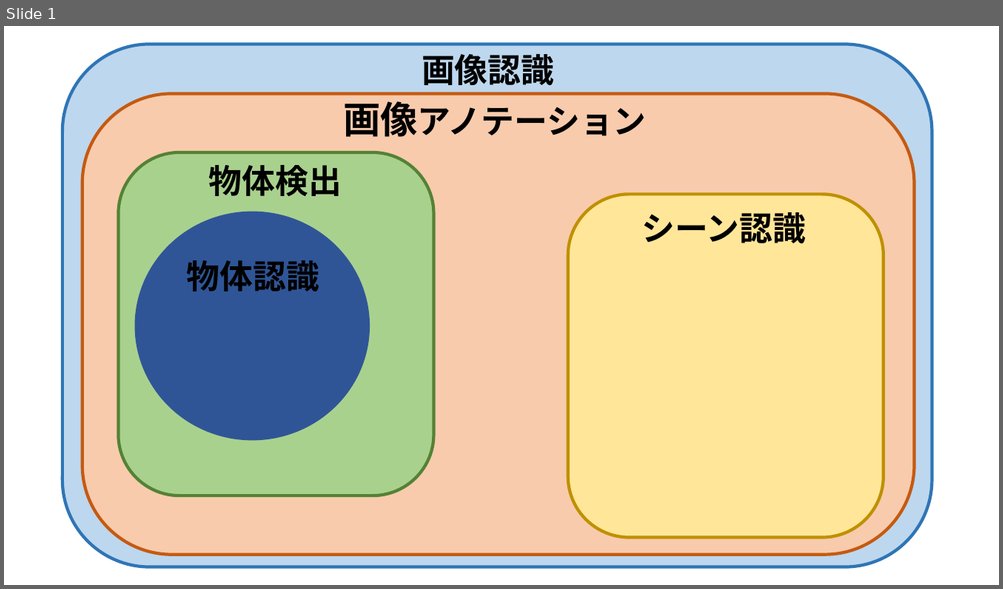
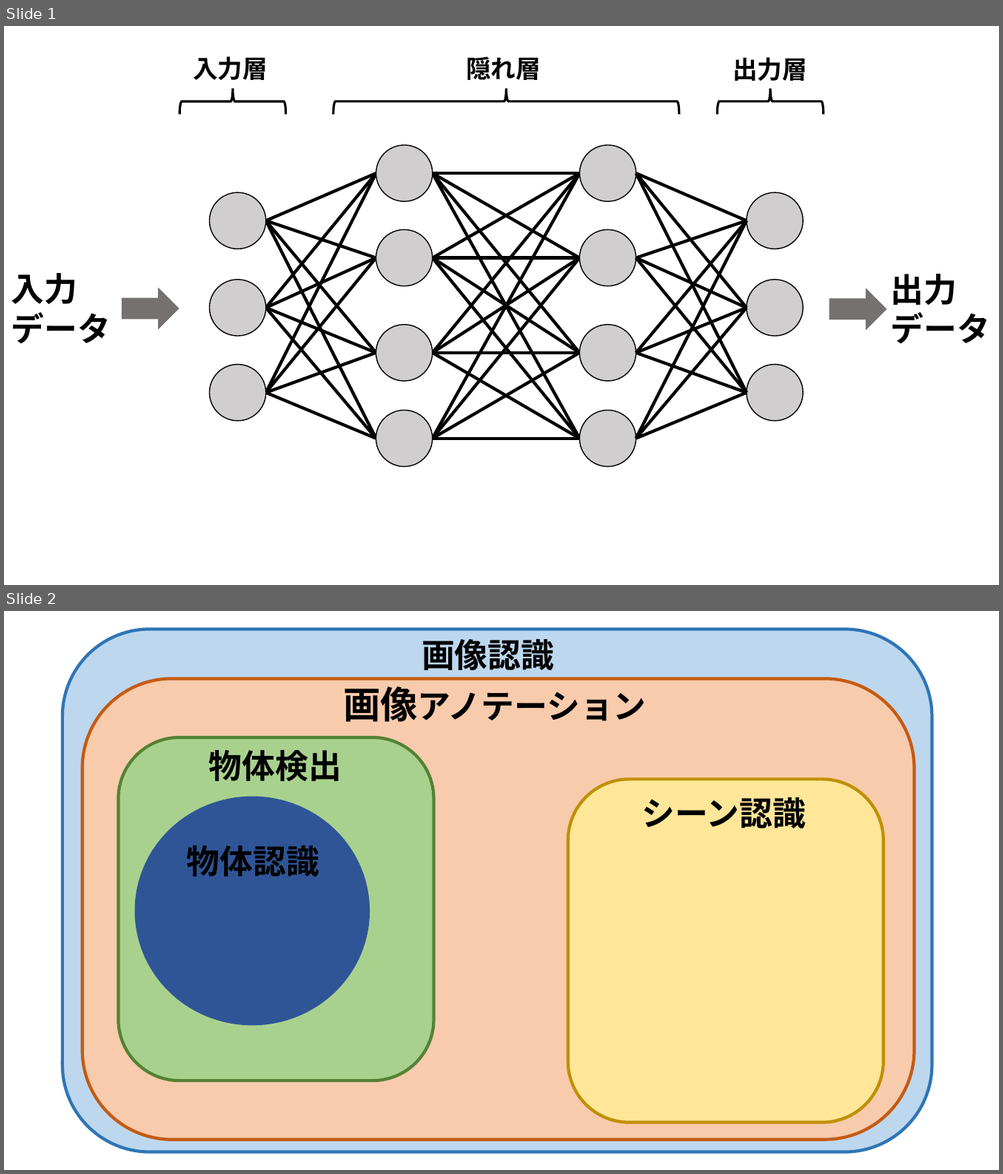
Before and after one commit to rurusasu/tex, a slide deck: 卒研発表tex用_イラスト.pptx. Shown one above the other, each under a label of ours: slide 1 before the commit, slides 1 and 2 after it. The pictures are 1003x589 and 1003x1174 pixels, drawn with LibreOffice and Linux fonts; fonts in the diff are those of the drawing. Boxes give left, top, right and bottom in pixels: in the first picture for what was removed or moved away, otherwise in the second. Text is boxed around its words. In the diff, an @@ line names an element or a change of style, - is before the commit and + after.

```diff
--- a/卒研発表tex用_イラスト.pptx
+++ b/卒研発表tex用_イラスト.pptx
@@ slide 1 added at <box>4,26,999,585</box>, background #FFFFFF @@
@@ group added at <box>179,56,824,467</box>: 40 lines, 14 ellipses, 3 texts, 3 left braces @@
+入力層
+隠れ層
+出力層
@@ text added at <box>11,273,111,344</box>, 32 pt, text #000000, bold @@
+入力
+データ
@@ right arrow added at <box>122,288,179,330</box>, fill #767171 @@
@@ right arrow added at <box>829,288,887,330</box>, fill #767171 @@
@@ text added at <box>891,274,990,344</box>, 32 pt, text #000000, bold @@
+出力
+データ
@@ what was slide 1 is now slide 2 @@
```
Also in this commit, not shown: 7 other files.
